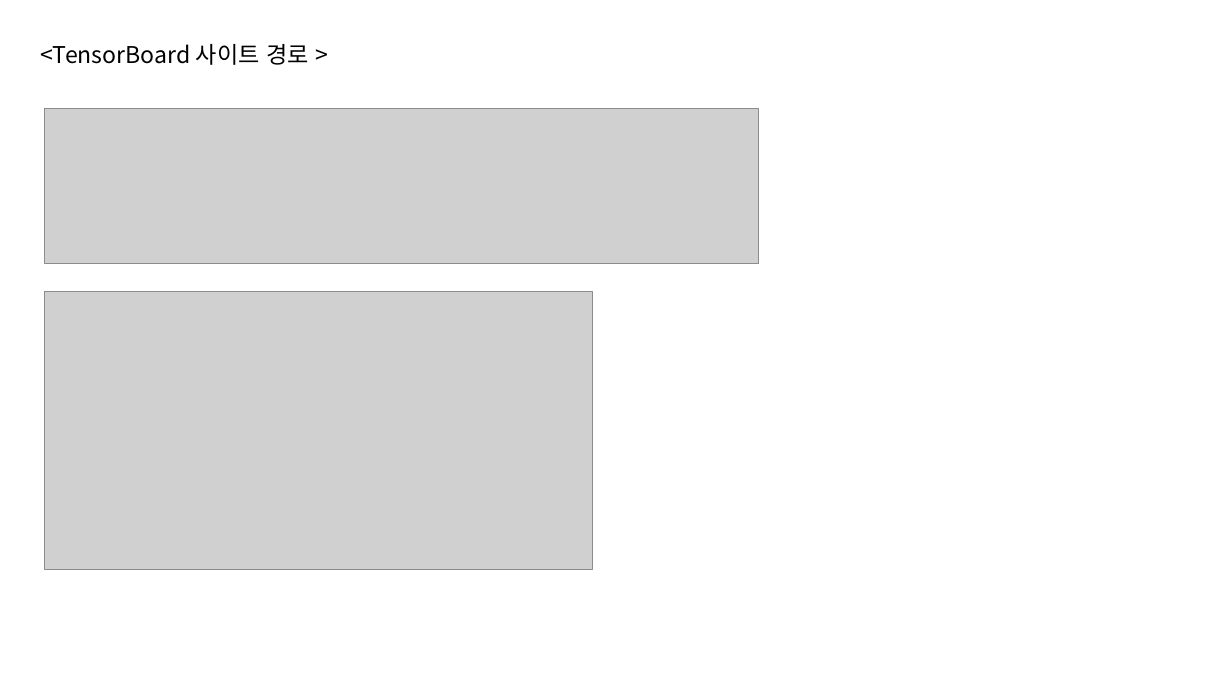
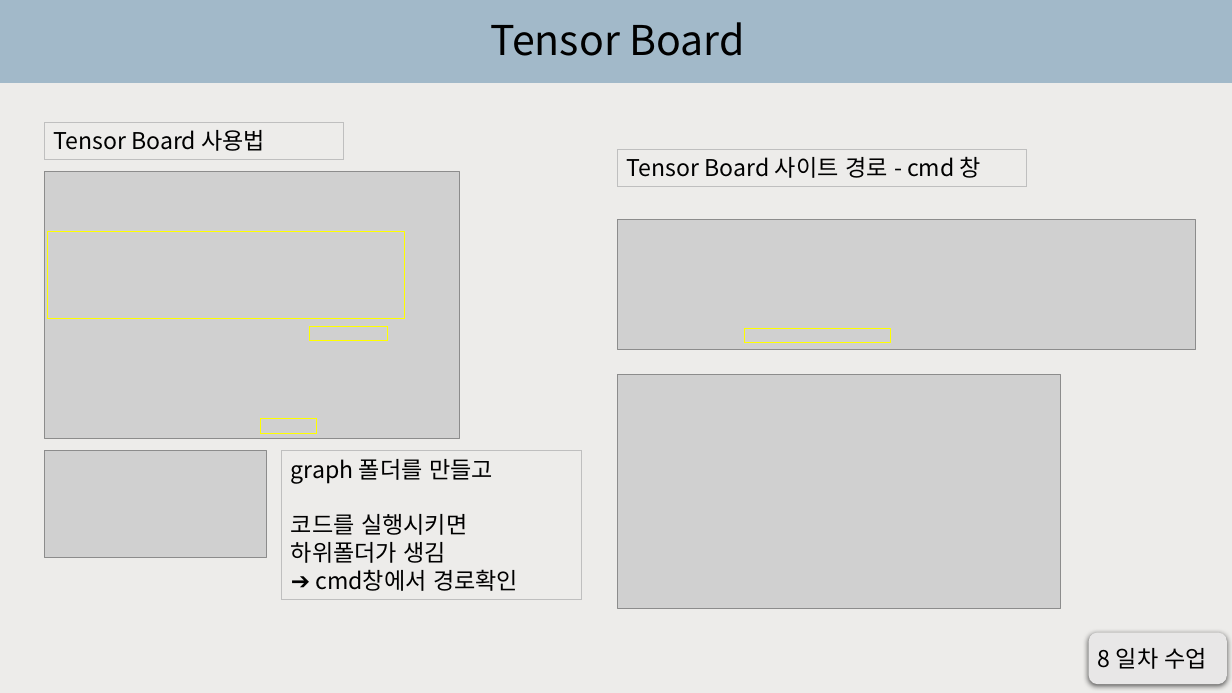
Before and after one commit to Ryujaeuk/keras, a slide deck: slide 12 of keras_study.pptx (slide 9 before the commit). Drawn at 1232x693 pixels with LibreOffice and Linux fonts; fonts in the diff are those of the drawing; grey boxes stand for pictures. Boxes give left, top, right and bottom in pixels: in the first picture for what was removed or moved away, otherwise in the second. Text is boxed around its words. In the diff, an @@ line names an element or a change of style, - is before the commit and + after.

```diff
--- a/keras_study.pptx
+++ b/keras_study.pptx
@@ background #FFFFFF to gradient #EDECEA to #A2B9C9 @@
@@ text added at (491,22,744,56), 32 pt, text #000000 @@
+Tensor Board
@@ text removed at (40,44,309,65) @@
-<TensorBoard 사이트 경로 >
@@ rectangle added at (44,122,344,159), outline #BFBFBF 0.75 pt, 18 pt, text #000000 @@
+Tensor Board 사용법
@@ rectangle added at (618,149,1028,186), outline #BFBFBF 0.75 pt, 18 pt, text #000000 @@
+Tensor Board 사이트 경로 - cmd 창
@@ picture added at (44,172,460,439) @@
@@ rectangle added at (47,232,404,319), outline #FFFF00 0.75 pt @@
@@ picture: place and size @@
-picture at (45,108,760,263)
+picture at (618,220,1197,350)
@@ rectangle added at (310,326,387,340), outline #FFFF00 0.75 pt @@
@@ rectangle added at (745,329,891,343), outline #FFFF00 0.75 pt @@
@@ picture: place and size @@
-picture at (45,292,592,570)
+picture at (618,374,1061,609)
@@ rectangle added at (261,419,316,433), outline #FFFF00 0.75 pt @@
@@ picture added at (44,451,266,558) @@
@@ rectangle added at (282,451,581,601), outline #BFBFBF 0.75 pt, 18 pt, text #000000 @@
+graph 폴더를 만들고
+코드를 실행시키면
+하위폴더가 생김
+➔ cmd창에서 경로확인
@@ rounded rectangle added at (1089,633,1227,685), fill #E9E7E7 @@
@@ text added at (1098,648,1208,669), 18 pt, text #000000 @@
+8 일차 수업
```
Also in this commit, not shown: 7 other slides changed, 5 slides added, 2 slides removed.
